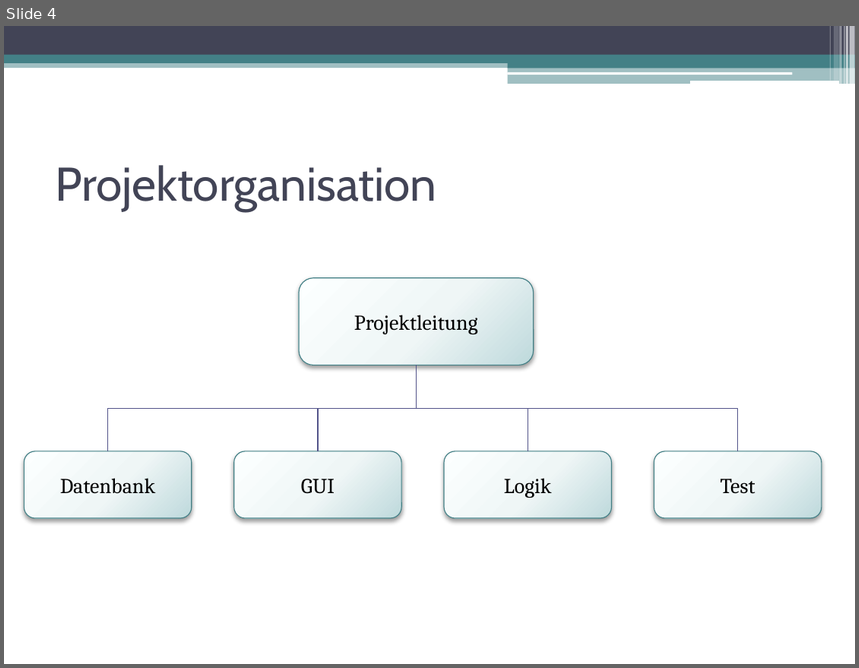
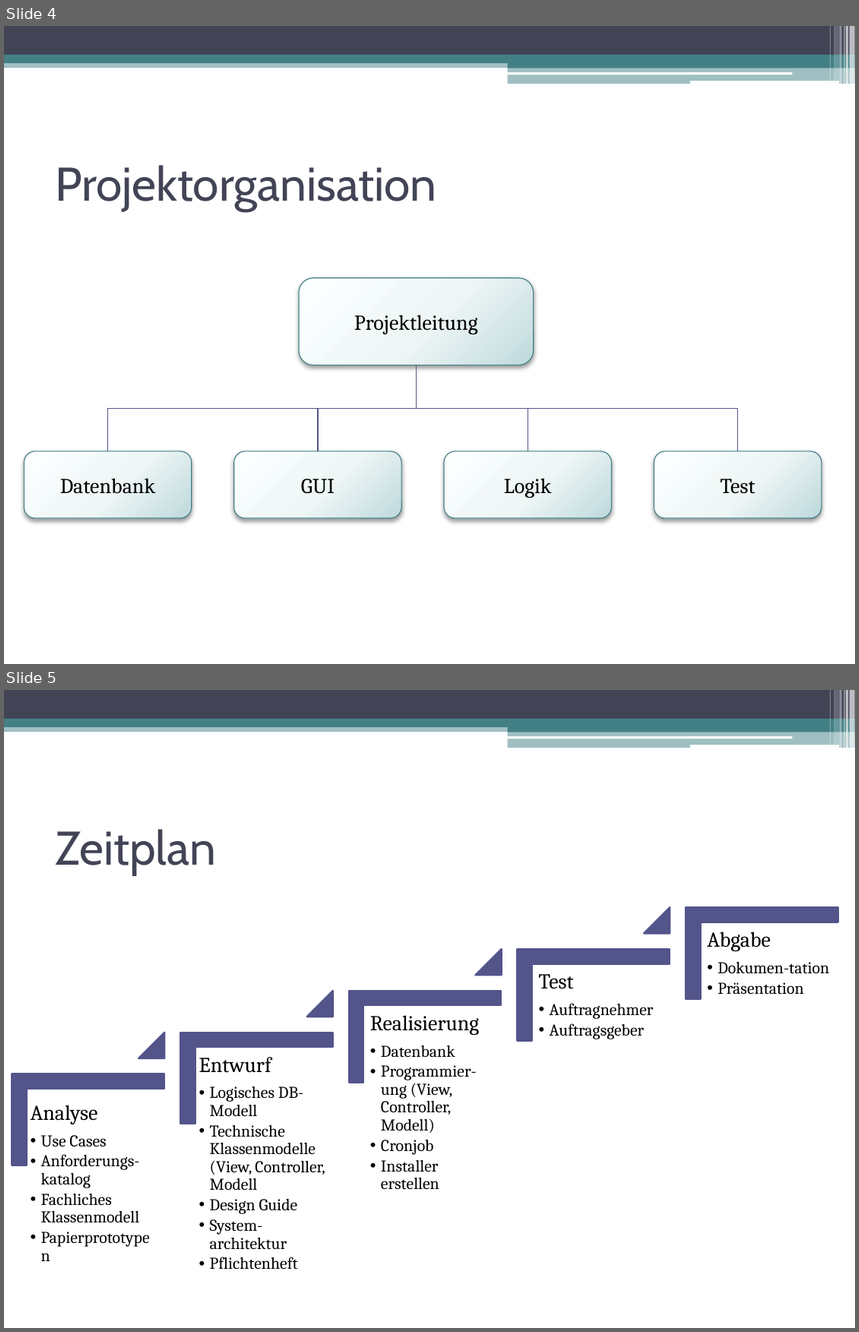
Before and after one commit to DanJoeHa/Fallstudie, a slide deck: Projektmanagement/Abschlusspräsentation.pptx. Shown one above the other, each under a label of ours: slide 4 before the commit, slides 4 and 5 after it. The pictures are 859x668 and 859x1332 pixels, drawn with LibreOffice and Linux fonts; fonts in the diff are those of the drawing. Boxes give left, top, right and bottom in pixels: in the first picture for what was removed or moved away, otherwise in the second. Text is boxed around its words. In the diff, an @@ line names an element or a change of style, - is before the commit and + after.

```diff
--- a/Projektmanagement/Abschlusspräsentation.pptx
+++ b/Projektmanagement/Abschlusspräsentation.pptx
@@ slide 5 added at box(4, 690, 855, 1328), background #FFFFFF; not listed: 13 template elements that a slide beside it also shows @@
@@ title added at box(55, 829, 216, 875), 40 pt, text #424456 @@
+Zeitplan
@@ group added at box(12, 907, 838, 1270): 5 corners, 5 texts, 4 triangles @@
+Analyse
+  •• Use Cases
+  •• Anforderungs-katalog
+  •• Fachliches Klassenmodell
+  •• Papierprototypen
+Entwurf
+  •• Logisches DB-Modell
+  •• Technische Klassenmodelle (View, Controller, Modell
+  •• Design Guide
+  •• System-architektur
+  •• Pflichtenheft
+Realisierung
+  •• Datenbank
+  •• Programmier-ung (View, Controller, Modell)
+  •• Cronjob
+  •• Installer erstellen
+Test
+  •• Auftragnehmer
+  •• Auftragsgeber
+Abgabe
+  •• Dokumen-tation
+  •• Präsentation
```
Also in this commit, not shown: 8 slides changed, 3 other slides added, 1 slide removed, 1 other file.
